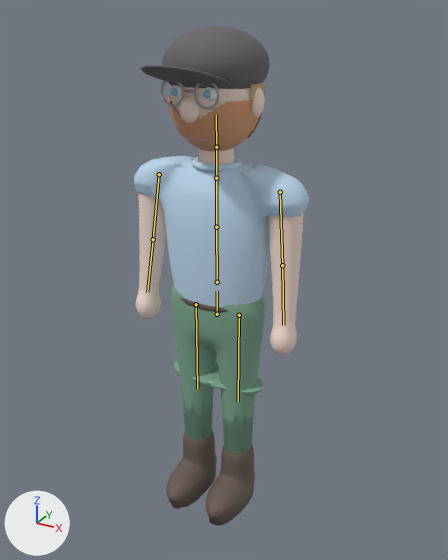
An edit to the glTF model assets/chars/marian.glb, drawn before and after from the same camera.
Camera for both pictures: a 50 mm camera at (1.165, -2.06, 2.126) aimed at (0.04, -0.015, 1.103). Arrows for +X, +Y and +Z are at lower left; the lights stay in place. The first picture is the older version. The bones that change are drawn over the model as lines.

The first picture shows 'Guertel', 'Hals', 'Haut_Koerper', 'Hose', 'HoseDown', 'Kopf_Gruppe', 'Kragen', 'Schuh_L', 'Schuh_R', 'Shirt'.
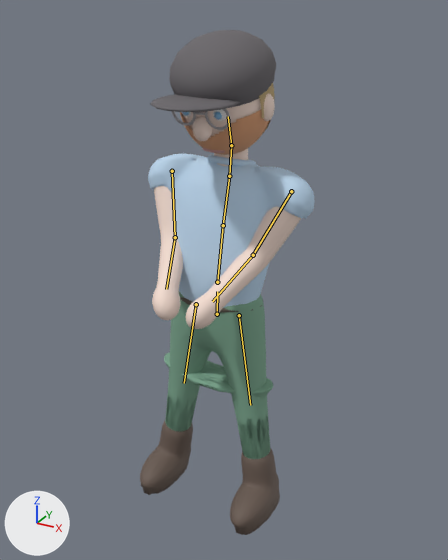
The newer file adds an action. The first version stands in its rest pose; the second is drawn at frame 29 of the action 'Pee'.

Where the change shows, as pixel boxes (x1, y1, x2, y2) in the pictures (448 x 560 px):
'Shirt', posed
    before: (134, 156, 309, 307)
    after: (148, 154, 314, 308)
'Kopf_Gruppe', posed
    before: (140, 26, 270, 151)
    after: (150, 30, 276, 155)
'Haut_Koerper', posed (11% narrower, 12% shorter)
    before: (136, 193, 304, 355)
    after: (152, 186, 301, 329)
'Hose', posed
    before: (171, 285, 265, 430)
    after: (168, 292, 266, 459)
'HoseDown', posed (21% wider, 14% taller)
    before: (174, 361, 264, 454)
    after: (164, 353, 273, 459)
'Schuh_L', posed (7% taller)
    before: (205, 445, 255, 526)
    after: (230, 448, 280, 535)
'Schuh_R', posed
    before: (166, 430, 217, 509)
    after: (140, 419, 193, 495)
'Kragen', posed (25% shorter)
    before: (191, 157, 242, 172)
    after: (207, 155, 256, 166)
'Hals', posed
    before: (199, 148, 234, 164)
    after: (214, 148, 248, 166)
bone 'Spine', root to tip
    before: (217, 282) to (216, 227)
    after: (217, 282) to (223, 225)
bone 'Chest', root to tip
    before: (216, 227) to (216, 178)
    after: (223, 225) to (229, 176)
bone 'Neck', root to tip
    before: (216, 178) to (216, 147)
    after: (229, 176) to (231, 145)
bone 'Head', root to tip
    before: (216, 147) to (216, 114)
    after: (231, 145) to (228, 116)
bone 'UpperArm.L', root to tip
    before: (280, 192) to (282, 265)
    after: (291, 191) to (253, 255)
bone 'LowerArm.L', root to tip
    before: (282, 265) to (283, 325)
    after: (253, 255) to (212, 301)
bone 'UpperArm.R', root to tip
    before: (159, 174) to (153, 239)
    after: (172, 171) to (175, 237)
bone 'LowerArm.R', root to tip
    before: (153, 239) to (147, 292)
    after: (175, 237) to (166, 289)
bone 'UpperLeg.L', root to tip
    before: (239, 315) to (238, 401)
    after: (239, 315) to (250, 405)
bone 'UpperLeg.R', root to tip
    before: (196, 304) to (197, 389)
    after: (196, 304) to (184, 383)

The change in detail:
Bone 'Hips' (bone_hips) turns from (0, 0, 0) to (0, 0, -1) degrees about its own x, y and z.
Bone 'Spine' (bone_spine) turns from (0, 0, 0) to (-9, 0, -1) degrees about its own x, y and z.
Bone 'Chest' (bone_chest) turns from (0, 0, 0) to (-4, 0, 0) degrees about its own x, y and z.
Bone 'Neck' (bone_neck) turns from (0, 0, 0) to (8, 0, 0) degrees about its own x, y and z.
Bone 'Head' (bone_head) turns from (0, 0, 0) to (22, 0, 0) degrees about its own x, y and z.
Bone 'UpperArm.L' (bone_upperarm_l) turns from (0, 0, 0) to (-12, 0, 24) degrees about its own x, y and z.
Bone 'LowerArm.L' (bone_lowerarm_l) turns from (0, 0, 0) to (-22, 0, 0) degrees about its own x, y and z.
Bone 'UpperArm.R' (bone_upperarm_r) turns from (0, 0, 0) to (-12, 0, -24) degrees about its own x, y and z.
Bone 'LowerArm.R' (bone_lowerarm_r) turns from (0, 0, 0) to (-22, 0, 0) degrees about its own x, y and z.
Bone 'UpperLeg.L' (bone_upperleg_l) turns from (0, 0, 0) to (0, 0, -9) degrees about its own x, y and z.
Bone 'UpperLeg.R' (bone_upperleg_r) turns from (0, 0, 0) to (0, 0, 9) degrees about its own x, y and z.
